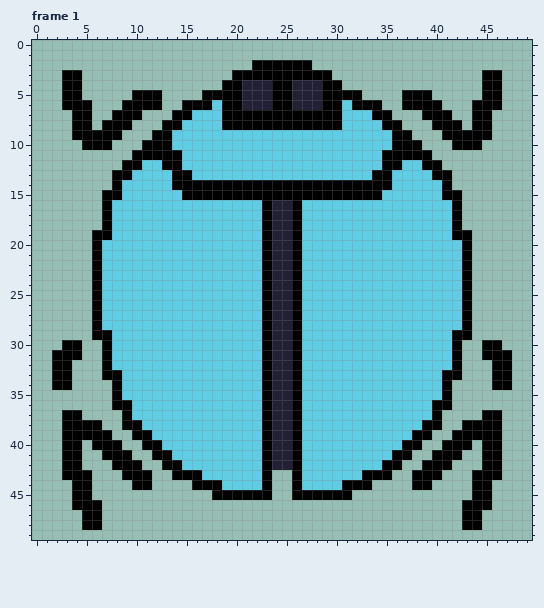
Pixel-art file: Assets/Textures/scarab.aseprite. Above, as it was before the edit.
50x50 pixels, 12 frames. Shown: frame 1. The commit also changed other frames, which this record leaves out.
New version:
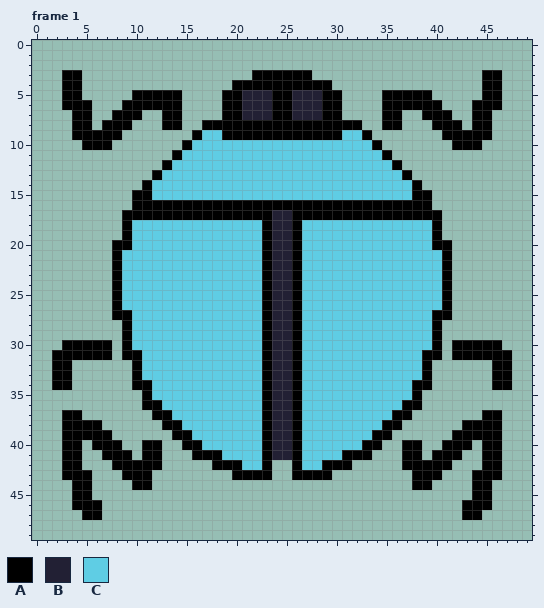
Palette (. is transparent): A #000000  B #222034  C #5fcde4
The edit:
Changed rows in their new state; - is an unchanged pixel.
Frame 1:
first column x 5:
 2 -----------------......-----------------
 3 ---------------..------..---------------
 4 --------------.-AAA--AAA-.--------------
 5 --------AA--..------------..--AA--------
 6 --------AA....------------....AA--------
 7 --------A-....--BBB--BBB--....-A--------
 8 ----------..AA------------AA..----------
 9 -------....A--AAAAAAAAAAAA--A....-------
10 ------....A------------------A....------
11 -----....----------------------....-----
12 ----....-C--------------------C-....----
13 ---....A-CC------------------CC-A....---
14 ---...A--CCCCCCCCCCCCCCCCCCCCCC--A...---
15 --...AA---CCCCCCCCCCCCCCCCCCCC---AA...--
16 --...AAAAAAAAAAAAA-AA-AAAAAAAAAAAAA...--
17 --..AAAAAAAAAAAAAA----AAAAAAAAAAAAAA..--
18 --..A------------------------------A..--
19 -...A------------------------------A...-
20 -..AA------------------------------AA..-
21 -..A--------------------------------A..-
22 -..A--------------------------------A..-
23 -..A--------------------------------A..-
24 -..A--------------------------------A..-
25 -..A--------------------------------A..-
26 -..A--------------------------------A..-
27 -..AA------------------------------AA..-
28 -...A------------------------------A...-
29 -...A------------------------------A...-
30 AA-.A------------------------------A.-AA
31 AA-.AA----------------------------AA.-AA
32 --...A----------------------------A...--
33 --...A----------------------------A...--
34 ---..AA--------------------------AA..---
35 ---...A--------------------------A...---
36 ---...AA------------------------AA...---
37 ----...AA----------------------AA...----
38 ----....AA--------------------AA....----
39 -----....AA------------------AA....-----
40 --------..AA----------------AA..--------
41 ------A-...AAA------------AAA...-A------
42 ------AA.....AAA---..---AAA.....AA------
43 ---------......AAA----AAA......---------
44 -----------........--........-----------
45 -------------......--......-------------
48 ..------------------------------------..
